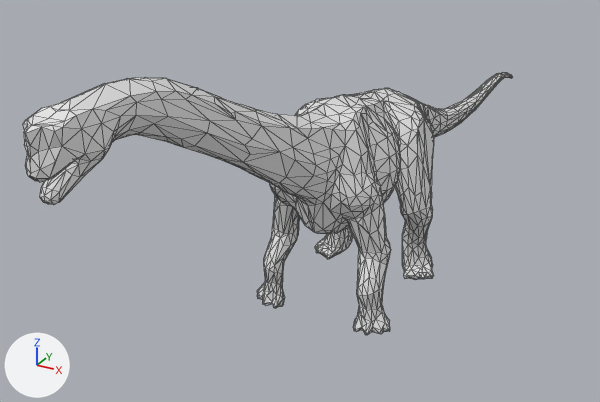
What one commit did to the Blender file Titanosaurus.blend.
Both versions are drawn from a 50 mm camera at (0.654, -1.589, 0.563) aimed at (-0.137, -0.15, -0.157). Lighting does not change. The marker at lower left points along +X, +Y and +Z. The older version comes first. Mesh edges are drawn as thin lines.

The scene before the commit, as lines of its bpy script (objects in view):
```python
me_geometry_0_solid = bpy.data.meshes.new('geometry_0_solid')
me_geometry_0_solid.from_pydata(...)  # 2000 vertices, 3274 faces; spans x -0.15..0.15, y -1.0..1.0, z -0.32..0.3
ob_geometry_0 = bpy.data.objects.new('geometry_0', me_geometry_0_solid)
ob_geometry_0.location = (0.0, 0.0, 0.0)
```
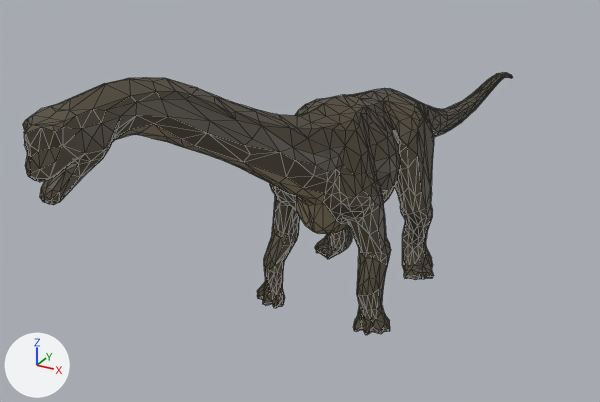
The newer file is also rescaled (x9.746), turned or shifted as a whole; pictures and numbers use the older file's frame.

Pixel boxes [x1, y1, x2, y2] of what changed, in the pictures (600 x 402 px):
part 1 of me_geometry_0_solid, reshaped
    before: [24, 73, 499, 232]
    after: [49, 78, 165, 178]
part 2 of me_geometry_0_solid, recoloured (darker)
    both: [23, 73, 513, 335]
part 3 of me_geometry_0_solid, recoloured
    both: [115, 124, 350, 234]

What changed in the scene script:
```text
Add mat_skin:
    mat_skin = principled_material('Skin')
    mat_skin.base_color = (0.0791, 0.0636, 0.0361)  # brown #4f4735
Add mat_eye:
    mat_eye = principled_material('Eye')
    mat_eye.base_color = (0.0, 0.0, 0.0)  # black #000000
Add mat_material:
    mat_material = principled_material('Material')
    mat_material.base_color = (0.277, 0.226, 0.14)  # brown #908369
Change me_geometry_0_solid:
    used by ob_geometry_0; location = (0.0, 0.0, 0.0)
    remove me_geometry_0_solid.from_pydata(...)  # 2000 vertices, 3274 faces; spans x -0.15..0.15, y -1.0..1.0, z -0.32..0.3
    add me_geometry_0_solid.from_pydata(...)  # 1714 vertices, 3189 faces; spans x -0.15..0.15, y -1.0..1.0, z -0.32..0.3
    me_geometry_0_solid part 1: 1 vertex moved within x 0.0, y -0.76, z 0.28; 308 vertices removed from x 0.0, y -1.0..1.0, z -0.15..0.3; 22 vertices added at x -0.03..0.03, y -0.98..-0.97, z 0.26
    me_geometry_0_solid part 2: 2743 faces spanning x -0.15..0.15, y -1.0..1.0, z -0.32..0.3 switch from no material to mat_skin (brown #4f4735)
    me_geometry_0_solid part 3: 125 faces spanning x -0.07..0.07, y -0.87..0.01, z -0.15..0.24 switch from no material to mat_material (brown #908369)
    add me_geometry_0_solid.materials.append(mat_eye)  # black #000000
```
